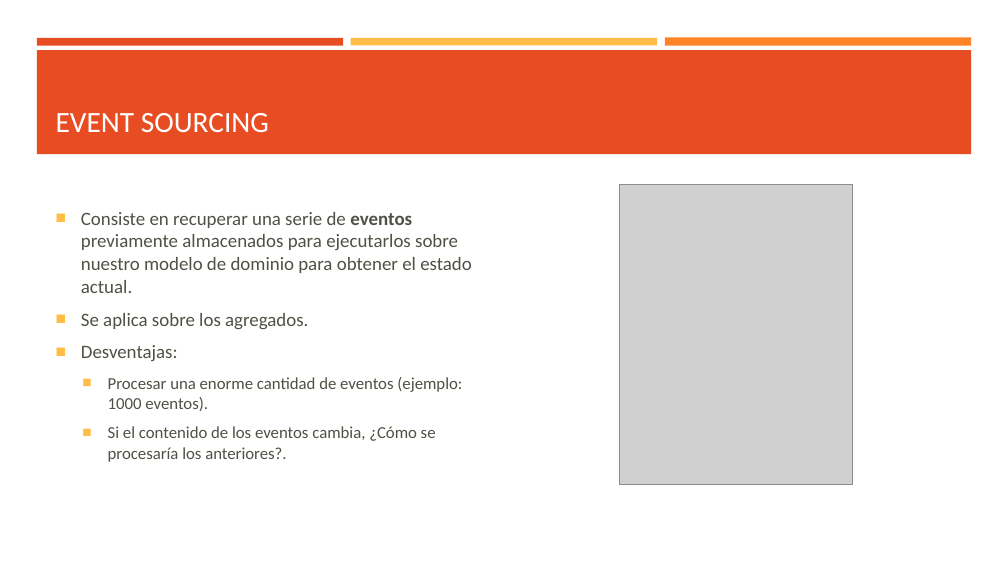
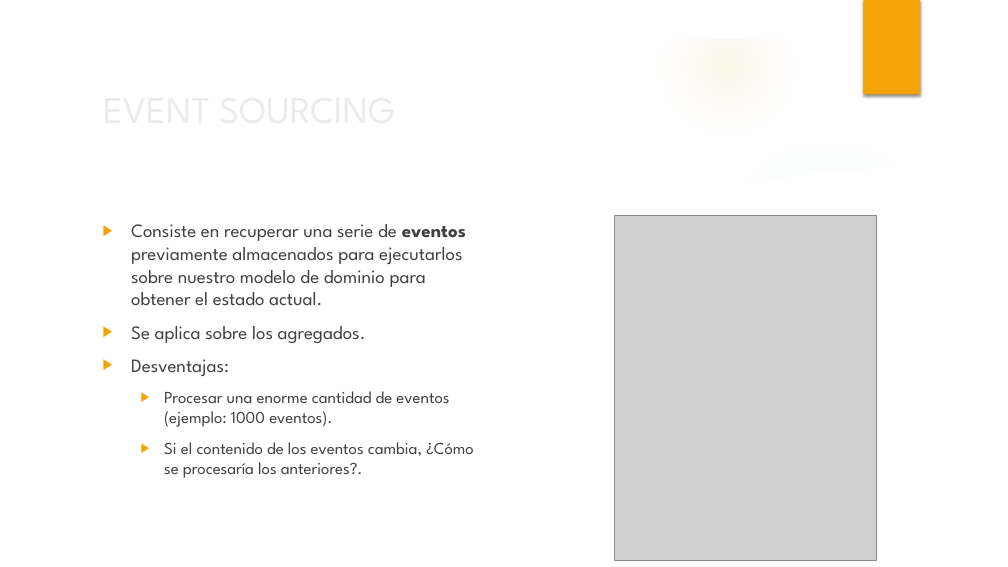
Before and after one commit to hernxntk/evensourcing-demo, a slide deck: slide 5 of Presentación1.pptx. Drawn at 1008x567 pixels with LibreOffice and Linux fonts; fonts in the diff are those of the drawing; grey boxes stand for pictures; background and template pictures are left out. Boxes give left, top, right and bottom in pixels: in the first picture for what was removed or moved away, otherwise in the second. Text is boxed around its words. In the diff, an @@ line names an element or a change of style, - is before the commit and + after.

```diff
--- a/Presentación1.pptx
+++ b/Presentación1.pptx
@@ group added at box(0, 0, 1008, 567): 6 ellipses, 3 freeform shapes @@
@@ rectangle added at box(864, 0, 920, 95), fill #F5A408 @@
@@ rectangle removed at box(37, 38, 343, 45) @@
@@ rectangle removed at box(37, 50, 972, 154) @@
@@ rectangle removed at box(351, 38, 657, 45) @@
@@ rectangle removed at box(665, 38, 971, 46) @@
@@ title "EVENT SOURCING": place and size @@
-title "EVENT SOURCING" at box(56, 113, 269, 133)
+title "EVENT SOURCING" at box(95, 79, 820, 139)
@@ title "EVENT SOURCING" at box(95, 79, 820, 139): size 28 to 36 pt, font Calibri to League Spartan, text colour #FFFFFF to #EBEBEB; vertical alignment bottom to middle @@
@@ text "Consiste en recuperar una serie ...": place and size @@
-text "Consiste en recuperar una serie ..." at box(81, 212, 472, 462)
+text "Consiste en recuperar una serie ..." at box(131, 224, 474, 478)
@@ text "Consiste en recuperar una serie ..." at box(131, 224, 474, 478): font Calibri to League Spartan, text colour #505046 to #404040; bullet ■ to ▶; bullet colour #FFBD47 to #F5A408; vertical alignment middle to top @@
@@ picture: place and size @@
-picture at box(619, 185, 853, 485)
+picture at box(615, 216, 877, 561)
```
Also in this commit, not shown: 7 other slides changed, 3 slides added, 1 slide removed, 6 other files.
